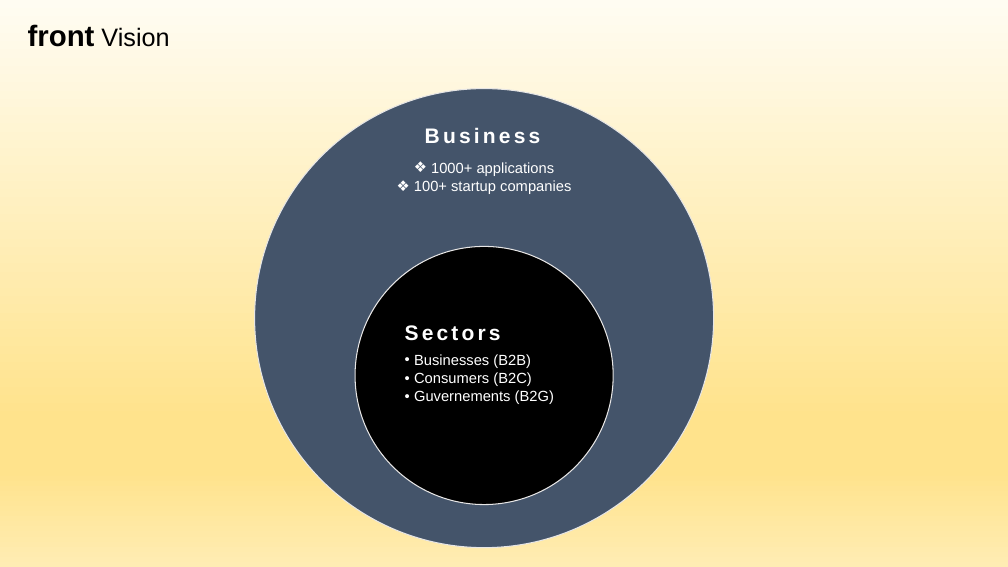
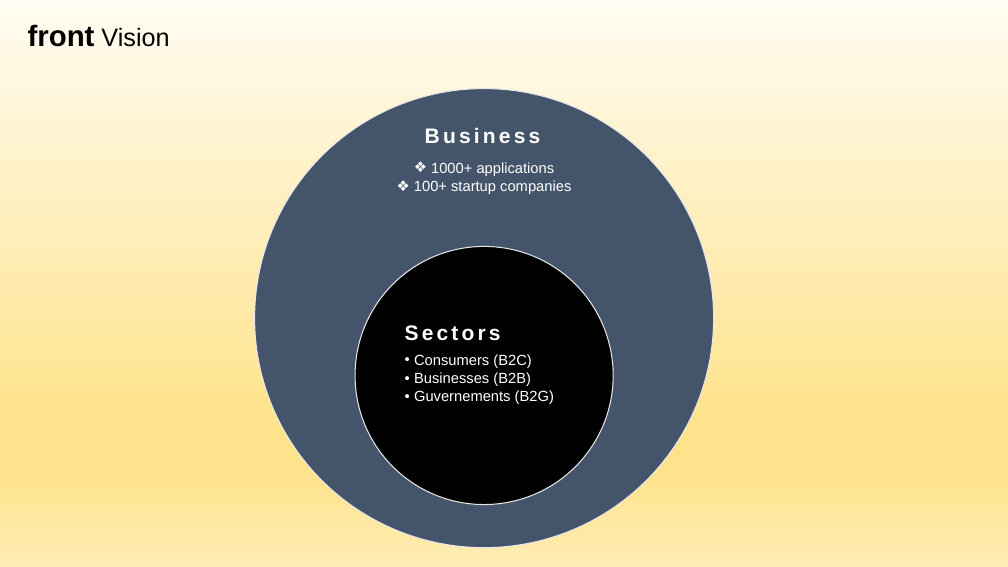
Before and after one commit to aleptra/front, a slide deck: slide 12 of _front.pptx. Drawn at 1008x567 pixels with LibreOffice and Linux fonts; fonts in the diff are those of the drawing. Boxes give left, top, right and bottom in pixels: in the first picture for what was removed or moved away, otherwise in the second. Text is boxed around its words. In the diff, an @@ line names an element or a change of style, - is before the commit and + after.

```diff
--- a/_front.pptx
+++ b/_front.pptx
@@ text at [414, 354, 531, 368]: paragraph added @@
+  • Consumers (B2C)
@@ text at [414, 372, 531, 386]: paragraph removed @@
-  • Consumers (B2C)
```
Also in this commit, not shown: 2 other slides changed, 4 slides added, 1 slide removed.
